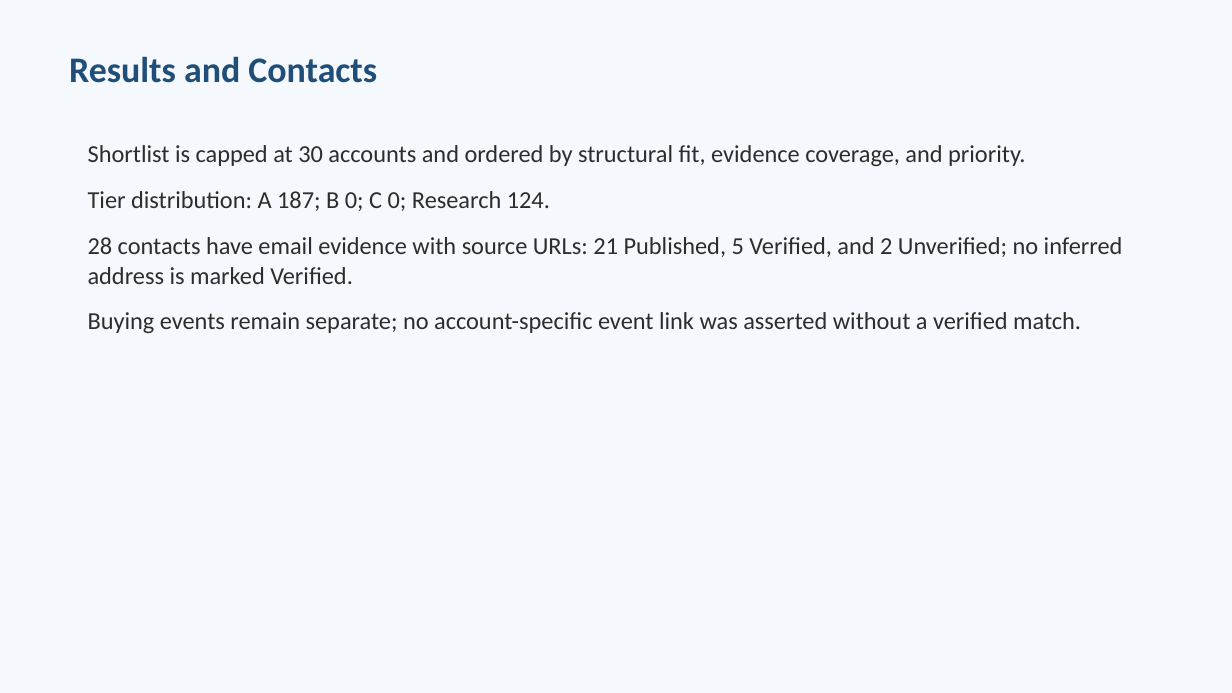
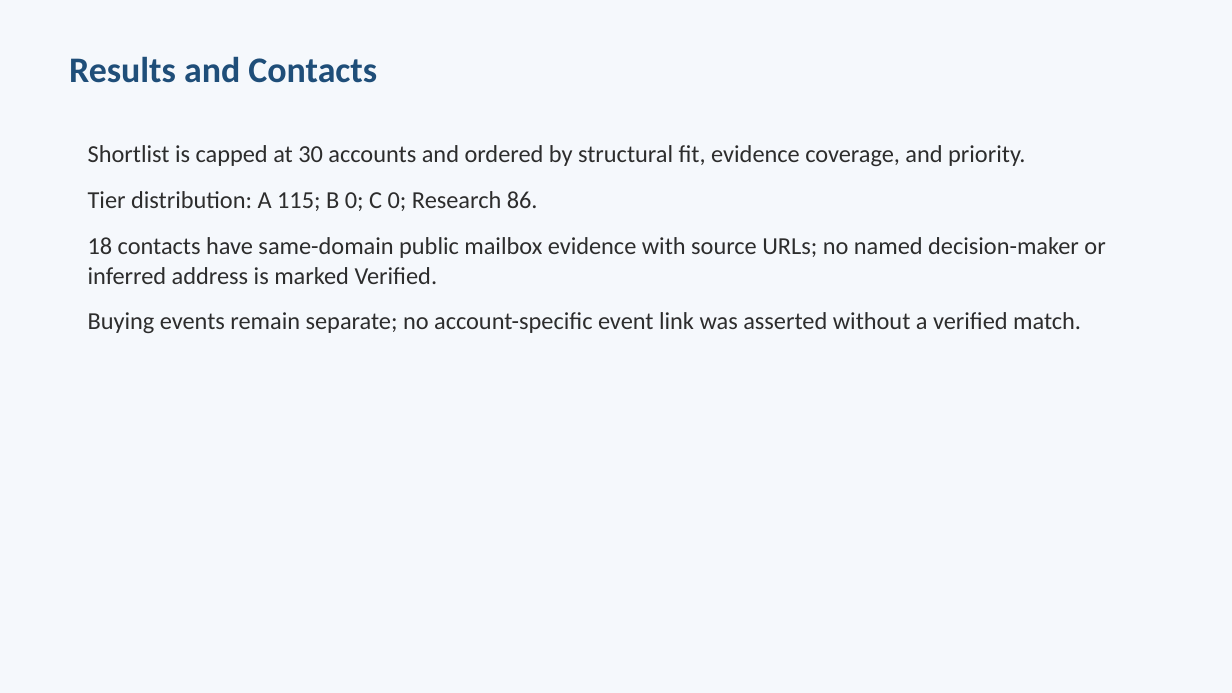
Before and after one commit to longdang193/lead-generation, a slide deck: slide 4 of output/berlin-hausverwaltung-methodology_2026-11-09.pptx. Drawn at 1232x693 pixels with LibreOffice and Linux fonts; fonts in the diff are those of the drawing. Boxes give left, top, right and bottom in pixels: in the first picture for what was removed or moved away, otherwise in the second. Text is boxed around its words. In the diff, an @@ line names an element or a change of style, - is before the commit and + after.

```diff
--- a/output/berlin-hausverwaltung-methodology_2026-11-09.pptx
+++ b/output/berlin-hausverwaltung-methodology_2026-11-09.pptx
@@ text at [88,191,1105,284]: text changed @@
-Tier distribution: A 187; B 0; C 0; Research 124.
-28 contacts have email evidence with source URLs: 21 Published, 5 Verified, and 2 Unverified; no inferred address is marked Verified.
+Tier distribution: A 115; B 0; C 0; Research 86.
+18 contacts have same-domain public mailbox evidence with source URLs; no named decision-maker or inferred address is marked Verified.
```
Also in this commit, not shown: 3 other slides changed, 30 other files.
